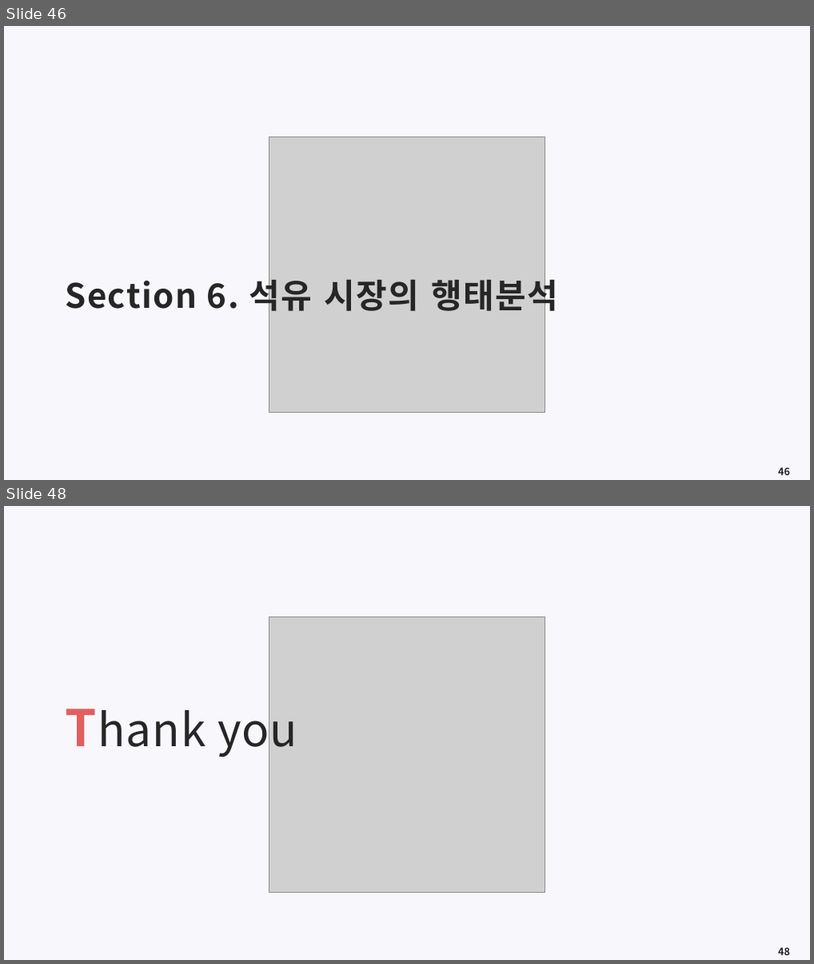
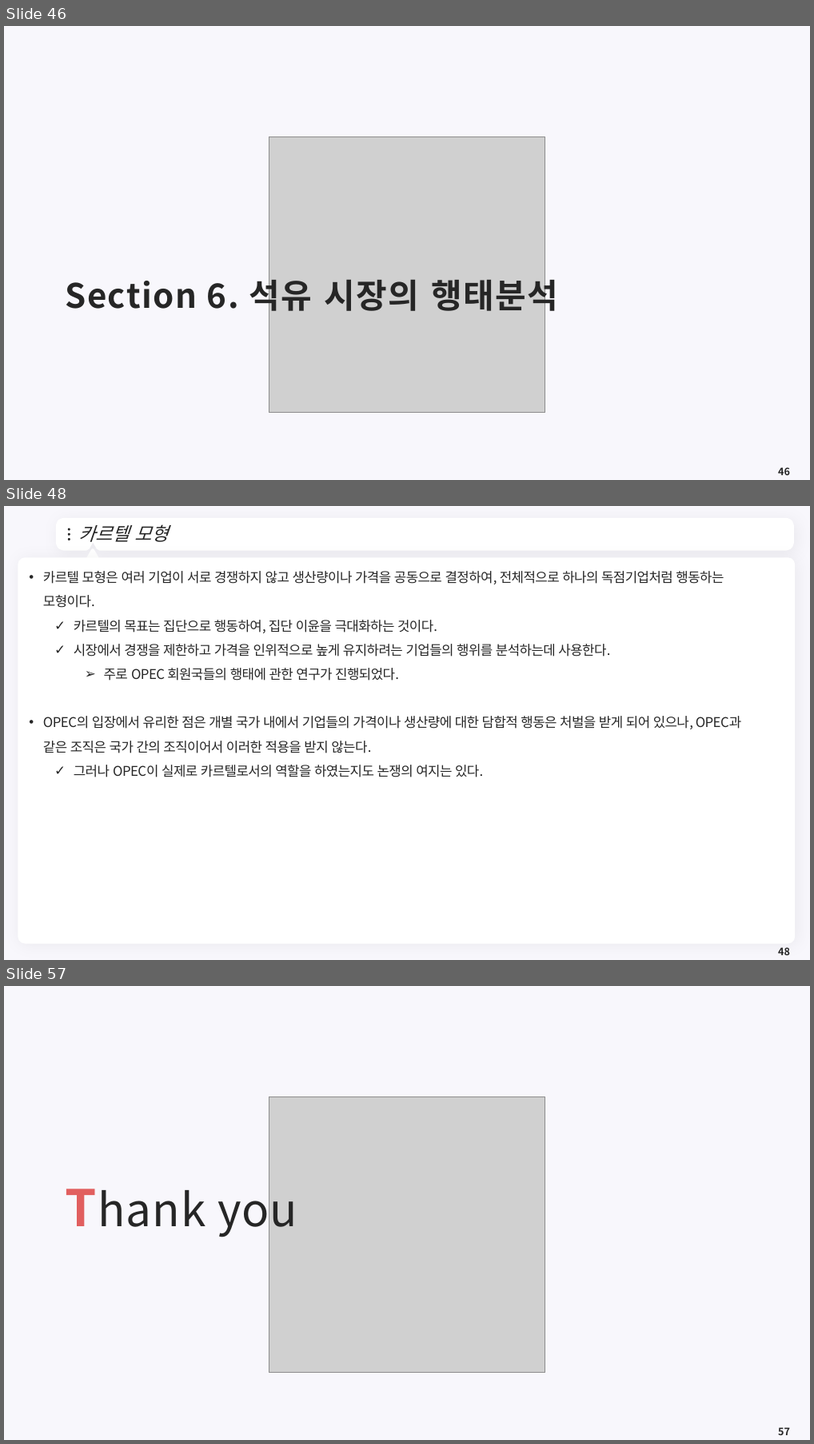
Before and after one commit to meandthey/Teaching, a slide deck: 에너지경제학/자원에너지경제학_Chapter_3 (석유).pptx. Shown one above the other, each under a label of ours: slides 46 and 48 before the commit, slides 46, 48 and 57 after it; the slides between them are not shown. The pictures are 814x964 and 814x1444 pixels, drawn with LibreOffice and Linux fonts; fonts in the diff are those of the drawing; grey boxes stand for pictures; background and template pictures are left out. Boxes give left, top, right and bottom in pixels: in the first picture for what was removed or moved away, otherwise in the second. Text is boxed around its words. In the diff, an @@ line names an element or a change of style, - is before the commit and + after.

```diff
--- a/에너지경제학/자원에너지경제학_Chapter_3 (석유).pptx
+++ b/에너지경제학/자원에너지경제학_Chapter_3 (석유).pptx
@@ slide 48 added at [4, 506, 810, 960], background #F8F7FC @@
@@ freeform shape added at [59, 521, 792, 548], fill #FFFFFF, outline #FFFFFF 7.25 pt @@
@@ ellipse added at [68, 528, 70, 531], fill #262626 @@
@@ title added at [78, 524, 168, 542], 22 pt, text #262626, italic @@
+카르텔 모형
@@ ellipse added at [68, 533, 70, 536], fill #262626 @@
@@ ellipse added at [68, 538, 70, 540], fill #262626 @@
@@ triangle added at [86, 550, 99, 562], fill #FFFFFF, outline #FFFFFF 3.75 pt @@
@@ freeform shape added at [775, 530, 782, 540], fill #FFFFFF @@
@@ rounded rectangle added at [18, 557, 796, 944], fill #FFFFFF @@
@@ text added at [43, 571, 742, 777], 16 pt, text #262626 @@
+• 카르텔 모형은 여러 기업이 서로 경쟁하지 않고 생산량이나 가격을 공동으로 결정하여, 전체적으로 하나의 독점기업처럼 행동하는 모형이다.
+  ✓ 카르텔의 목표는 집단으로 행동하여, 집단 이윤을 극대화하는 것이다.
+  ✓ 시장에서 경쟁을 제한하고 가격을 인위적으로 높게 유지하려는 기업들의 행위를 분석하는데 사용한다.
+    ➢ 주로 OPEC 회원국들의 행태에 관한 연구가 진행되었다.
+• OPEC의 입장에서 유리한 점은 개별 국가 내에서 기업들의 가격이나 생산량에 대한 담합적 행동은 처벌을 받게 되어 있으나, OPEC과 같은 조직은 국가 간의 조직이어서 이러한 적용을 받지 않는다.
+  ✓ 그러나 OPEC이 실제로 카르텔로서의 역할을 하였는지도 논쟁의 여지는 있다.
@@ page number added at [778, 947, 790, 955], 12 pt, text #262626, bold @@
+48
@@ what was slide 48 is now slide 57 @@
@@ page number at [778, 1427, 790, 1435]: text changed @@
-48
+57
```
Also in this commit, not shown: 1 slide changed, 8 other slides added, 1 other file.
